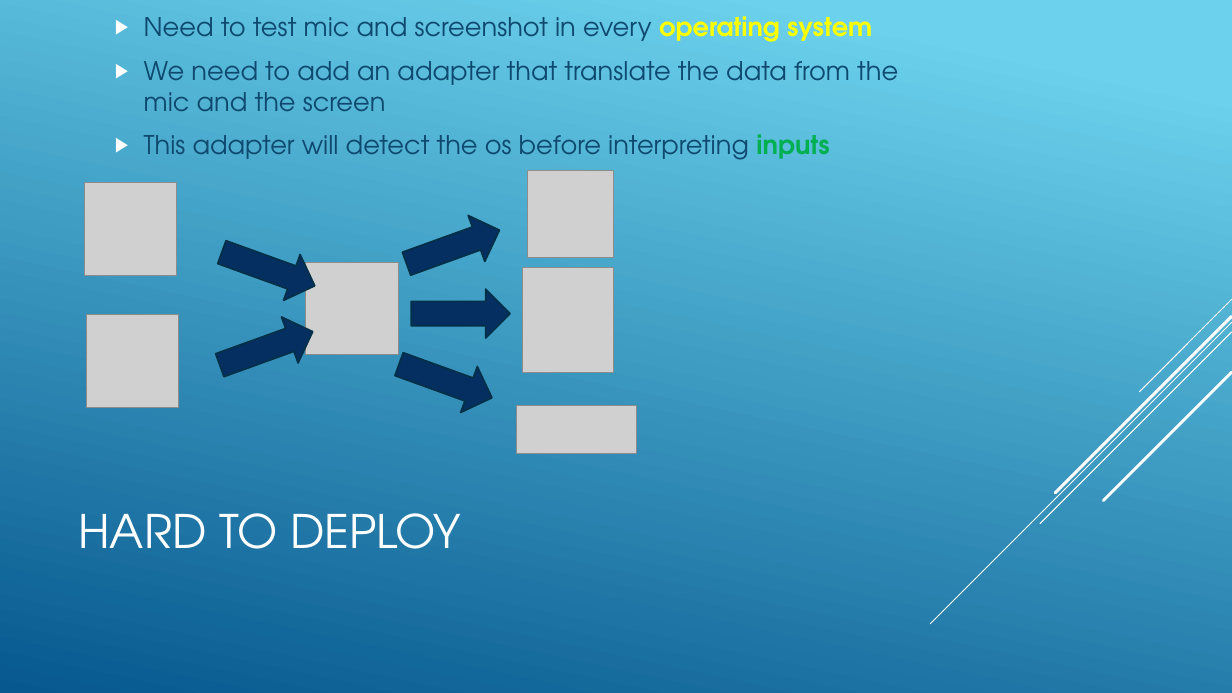
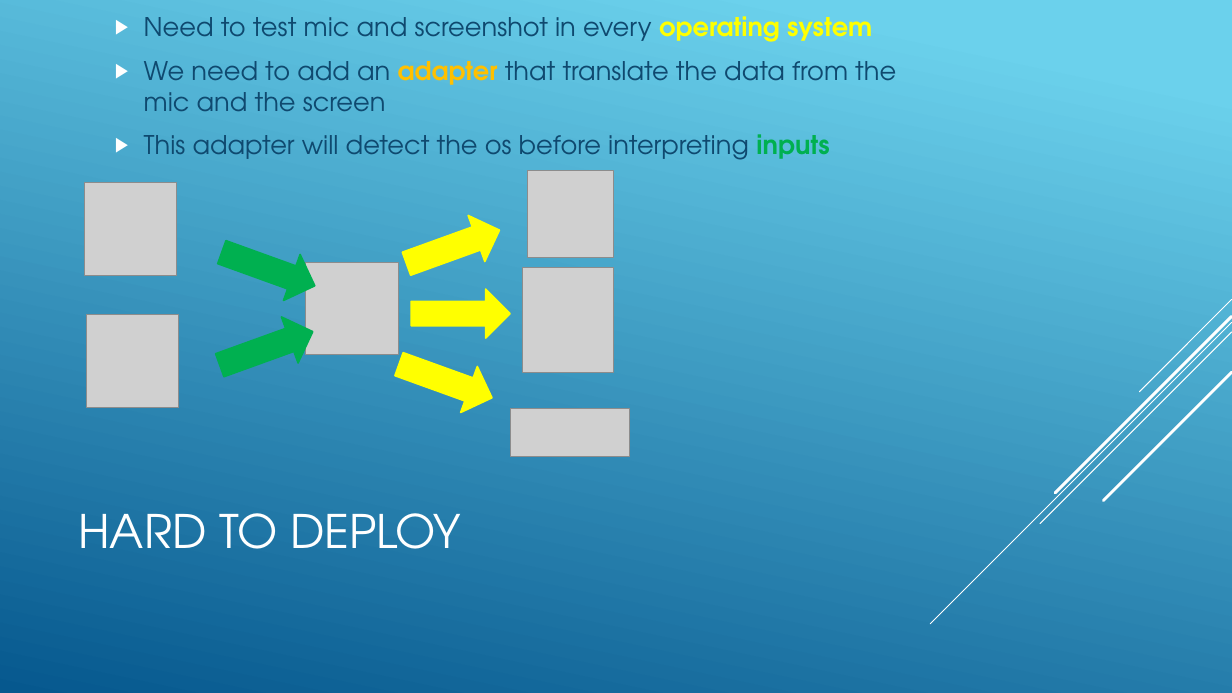
Before and after one commit to jnguyen1192/SIA, a slide deck: slide 7 of SAI_presentation.pptx. Drawn at 1232x693 pixels with LibreOffice and Linux fonts; fonts in the diff are those of the drawing; grey boxes stand for pictures. Boxes give left, top, right and bottom in pixels: in the first picture for what was removed or moved away, otherwise in the second. Text is boxed around its words. In the diff, an @@ line names an element or a change of style, - is before the commit and + after.

Commit message:
#12 New colors added on issues slides

```diff
--- a/SAI_presentation.pptx
+++ b/SAI_presentation.pptx
@@ text at [144, 61, 896, 111]: text colour #0F496F to #FFC000, bold on in "adapter" @@
@@ right arrow at [214, 230, 323, 309]: fill #052F61 to #00B050; outline #043148 1.25 pt to #00B050 1.25 pt @@
@@ fill #052F61 to #FFFF00; outline #043148 1.25 pt to #FFFF00 1.25 pt in 3 elements at [391, 341, 501, 421], [399, 207, 508, 287], [411, 289, 510, 338] @@
@@ right arrow at [212, 309, 321, 389]: fill #052F61 to #00B050; outline #043148 1.25 pt to #00B050 1.25 pt @@
@@ picture: place and size @@
-picture at [517, 406, 636, 454]
+picture at [510, 409, 629, 457]
```
